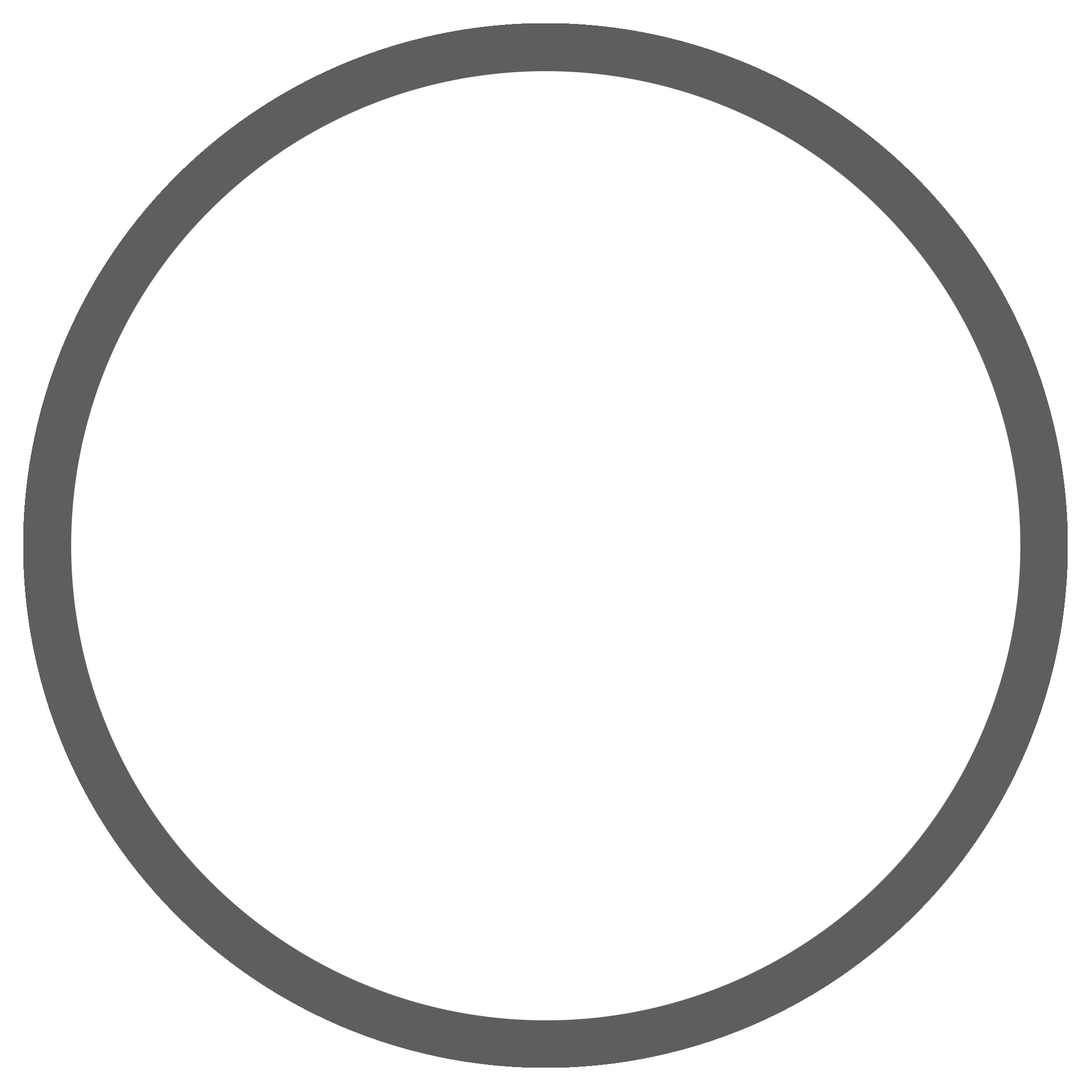
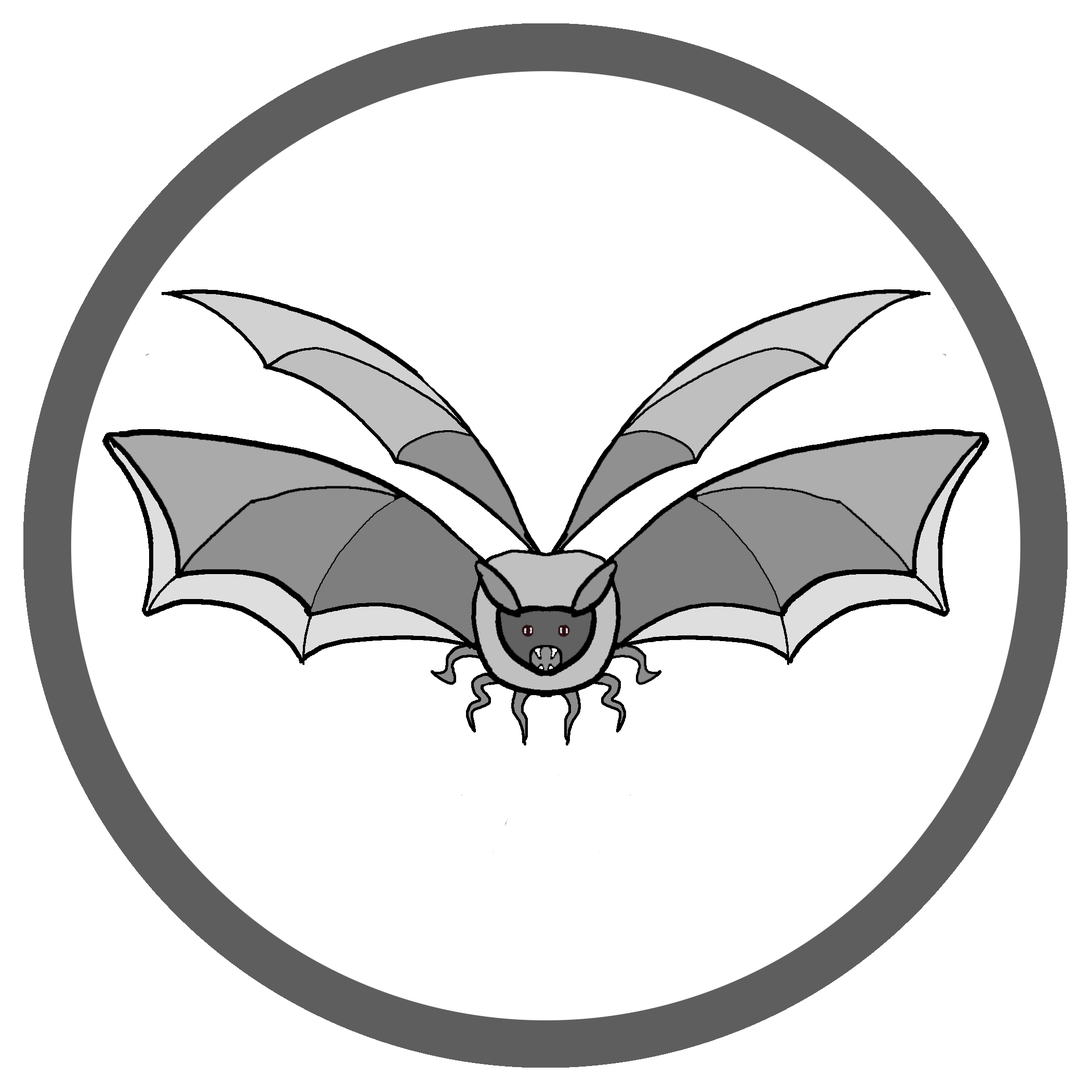
Revision of a layered w=1091, h=1091 image; what changed, layer by layer:
added layer "Layer 4" above "Layer 1" over [102, 289, 990, 909]
